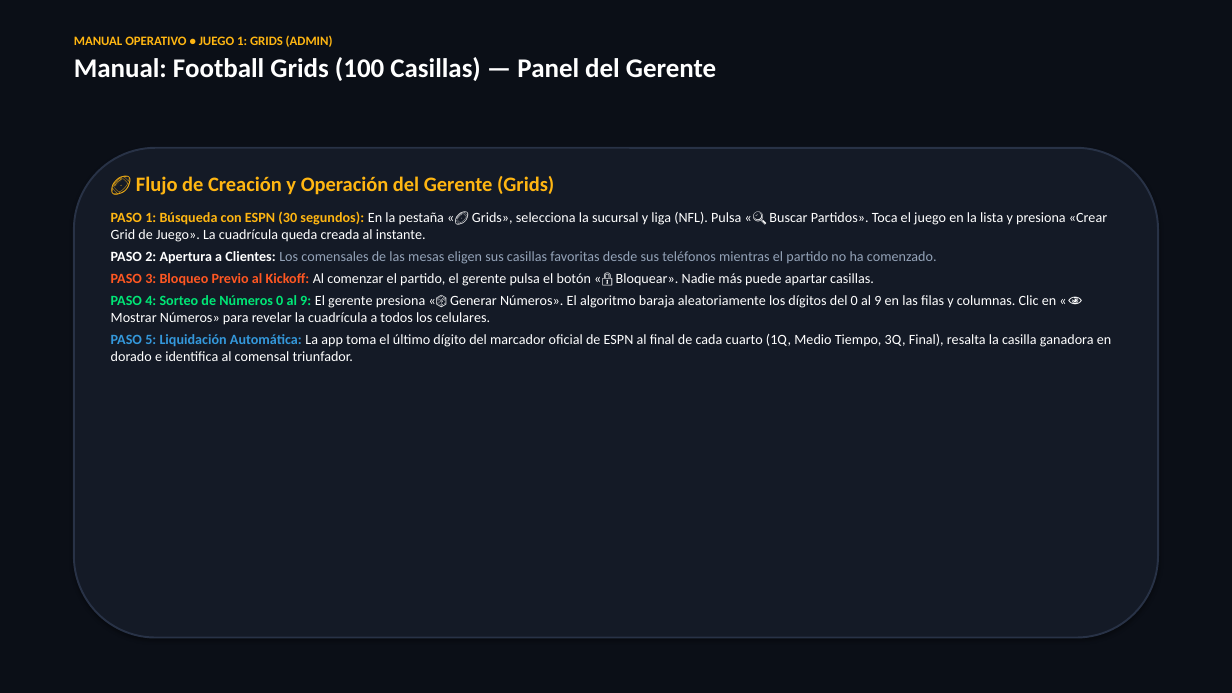
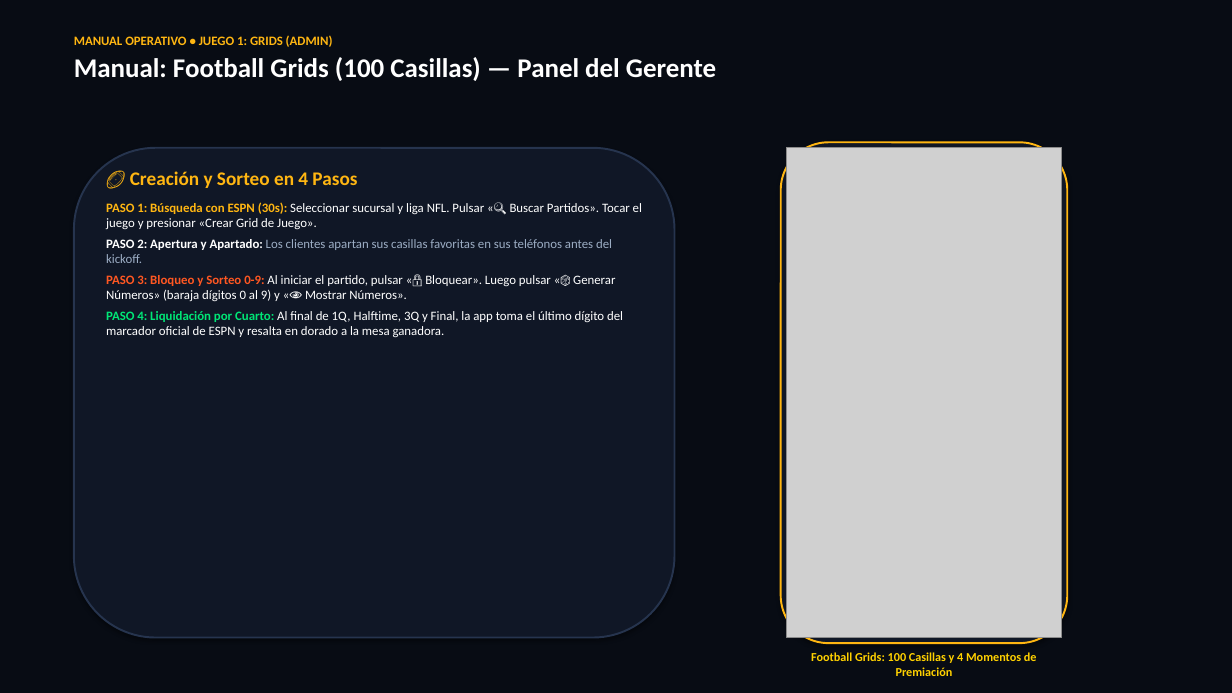
Before and after one commit to chefalbertomc/NFL-grids-, a slide deck: slide 8 of Drinks_and_Wins_Presentacion_Ejecutiva.pptx. Drawn at 1232x693 pixels with LibreOffice and Linux fonts; fonts in the diff are those of the drawing; grey boxes stand for pictures. Boxes give left, top, right and bottom in pixels: in the first picture for what was removed or moved away, otherwise in the second. Text is boxed around its words. In the diff, an @@ line names an element or a change of style, - is before the commit and + after.

```diff
--- a/Drinks_and_Wins_Presentacion_Ejecutiva.pptx
+++ b/Drinks_and_Wins_Presentacion_Ejecutiva.pptx
@@ background #0B0F17 to #080C14 @@
@@ rounded rectangle: place and size @@
-rounded rectangle at bbox=[74, 148, 1158, 638]
+rounded rectangle at bbox=[74, 148, 675, 638]
@@ rounded rectangle at bbox=[74, 148, 675, 638]: fill #141A26 to #101726; outline #283246 1.5 pt to #26344E 1.5 pt @@
@@ rounded rectangle added at bbox=[781, 142, 1067, 643], fill #101726, outline #FFB612 1.5 pt @@
@@ picture added at bbox=[787, 148, 1062, 638] @@
@@ text at bbox=[106, 171, 642, 338]: text changed; size 11 to 10 pt @@
-🏈 Flujo de Creación y Operación del Gerente (Grids)
-PASO 1: Búsqueda con ESPN (30 segundos): En la pestaña «🏈 Grids», selecciona la sucursal y liga (NFL). Pulsa «🔍 Buscar Partidos». Toca el juego en la lista y presiona «Crear Grid de Juego». La cuadrícula queda creada al instante.
-PASO 2: Apertura a Clientes: Los comensales de las mesas eligen sus casillas favoritas desde sus teléfonos mientras el partido no ha comenzado.
-PASO 3: Bloqueo Previo al Kickoff: Al comenzar el partido, el gerente pulsa el botón «🔒 Bloquear». Nadie más puede apartar casillas.
-PASO 4: Sorteo de Números 0 al 9: El gerente presiona «🎲 Generar Números». El algoritmo baraja aleatoriamente los dígitos del 0 al 9 en las filas y columnas. Clic en «👁️ Mostrar Números» para revelar la cuadrícula a todos los celulares.
-PASO 5: Liquidación Automática: La app toma el último dígito del marcador oficial de ESPN al final de cada cuarto (1Q, Medio Tiempo, 3Q, Final), resalta la casilla ganadora en dorado e identifica al comensal triunfador.
+🏈 Creación y Sorteo en 4 Pasos
+PASO 1: Búsqueda con ESPN (30s): Seleccionar sucursal y liga NFL. Pulsar «🔍 Buscar Partidos». Tocar el juego y presionar «Crear Grid de Juego».
+PASO 2: Apertura y Apartado: Los clientes apartan sus casillas favoritas en sus teléfonos antes del kickoff.
+PASO 3: Bloqueo y Sorteo 0-9: Al iniciar el partido, pulsar «🔒 Bloquear». Luego pulsar «🎲 Generar Números» (baraja dígitos 0 al 9) y «👁️ Mostrar Números».
+PASO 4: Liquidación por Cuarto: Al final de 1Q, Halftime, 3Q y Final, la app toma el último dígito del marcador oficial de ESPN y resalta en dorado a la mesa ganadora.
@@ text added at bbox=[811, 652, 1037, 676], 9.5 pt, text #FFD100, bold @@
+Football Grids: 100 Casillas y 4 Momentos de Premiación
```
Also in this commit, not shown: 22 other slides changed, 5 other files.
